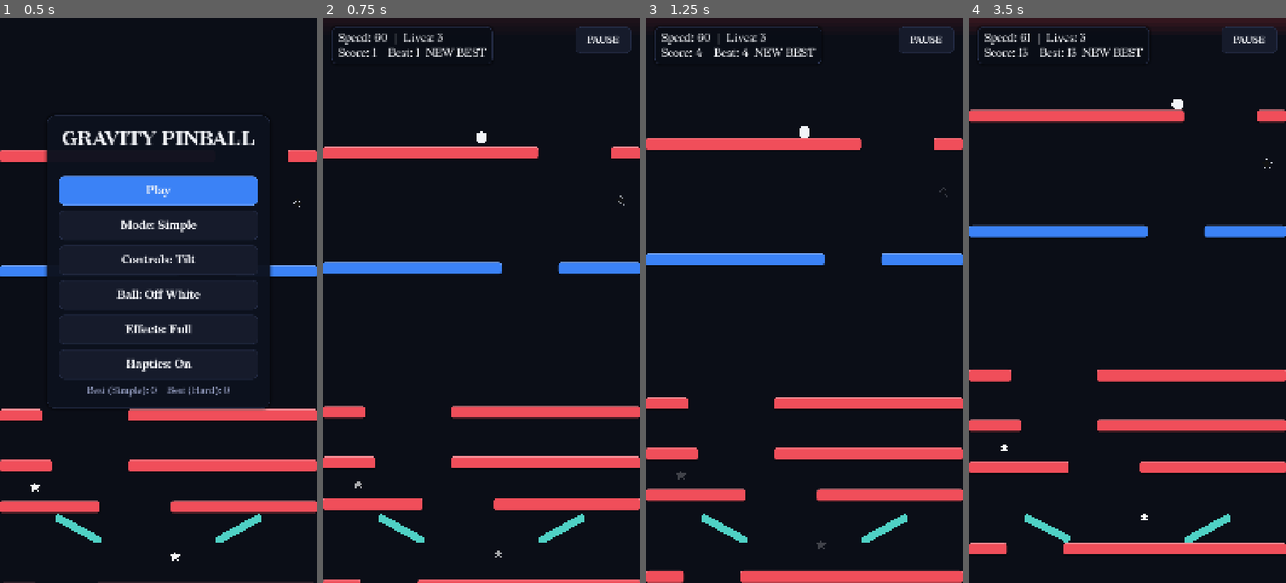
Above: before the commit, frames 1-4 (left to right).
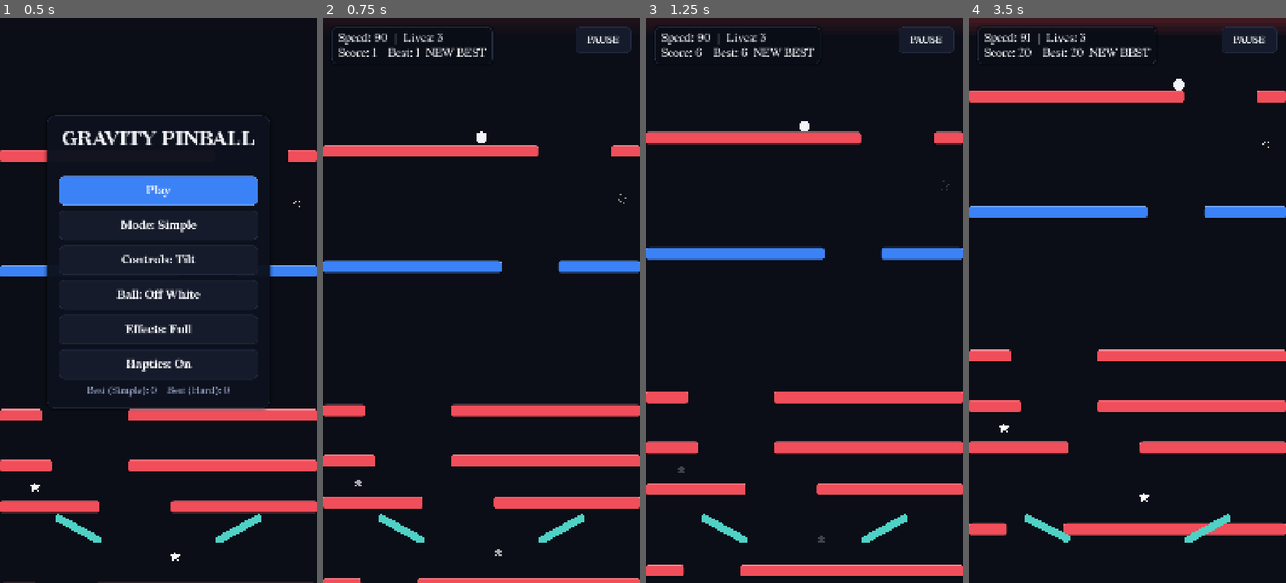
Above: after the commit, the same moments.

Repository: raeyyanhabib/GravityPinball
Game: Godot game, scene res://main.tscn
Same seed, same stepped clock (60 frames per second), same inputs: the game is played once before the commit and once after it.
Inputs (mouse positions are in pixels of both pictures, inside the frame that each line leads up to):
- Up to frame 1 (0.5 s): no input
- Up to frame 2 (0.75 s): click "Play" at 0.5 s
- Up to frame 3 (1.25 s): no input
- Up to frame 4 (3.5 s): tap Enter at 1.25 s; move the mouse to (1197, 272) at 1.27 s; hold D 1.28-2 s; tap P at 1.35 s; click (1197, 272) at 1.42 s; click "Resume" at 2 s; drag from (1064, 328) to (1111, 413) at 2.77 s

Frame 1 is identical in both runs. In frame 2, 3.6% of the frame differs, in the area x 0-100%, y 2-100%; in frame 3, 12%; in frame 4, 21%, in the area x 0-100%, y 1-95%.

Commit message:
improved Graphics

Diff:
--- a/main.gd
+++ b/main.gd
@@ -43,7 +43,7 @@
 const LOW_FPS_SECONDS := 3.0
 
 # ---- Speed tuning ----
-const BASE_SPEED := 60.0
+const BASE_SPEED := 90.0
 const MAX_SPEED := 360.0
 const DRIVER_CAP := 180.0
 
--- a/project.godot
+++ b/project.godot
@@ -13,6 +13,7 @@
 config/name="GravityPinball"
 run/main_scene="uid://ififewhfgfsd"
 config/features=PackedStringArray("4.7", "GL Compatibility")
+boot_splash/bg_color=Color(0.055649184, 0.08042968, 0.106639154, 1)
 config/icon="uid://4b336qas80sq"
 
 [display]
--- a/star.gd
+++ b/star.gd
@@ -2,11 +2,18 @@
 class_name Star
 
 # A blinking pixel star. Collected by the ball in main.gd.
+# Kinds: white, gold, black (costs a life), clear (ghost star, gives a life).
 const OUTER := 18.0
 const INNER := 8.0
 const BLINK_SPEED := 4.0
-const COLORS := {"white": Color("#ffffff"), "gold": Color("#f6c343"), "black": Color("#111111")}
+const COLORS := {
+	"white": Color("#ffffff"),
+	"gold": Color("#f6c343"),
+	"black": Color("#111111"),
+	"clear": Color("#68d391"),
+}
 const OUTLINE := Color("#c9ced8")   # black star gets a light outline so it's visible
+const CLEAR_FILL_ALPHA := 0.15      # how see-through the clear star is
 
 var kind := "white"
 var time := 0.0
@@ -19,7 +26,6 @@
 	# Pulse the alpha so the star blinks
 	var pulse := 0.6 + 0.4 * sin(time * BLINK_SPEED)
 	var c: Color = COLORS.get(kind, COLORS["white"])
-	c.a = pulse
 
 	# Ten points, alternating outer and inner radius
 	var pts := PackedVector2Array()
@@ -27,6 +33,16 @@
 		var r := OUTER if i % 2 == 0 else INNER
 		var a := -PI / 2.0 + i * PI / 5.0
 		pts.append(Vector2(cos(a), sin(a)) * r)
+
+	if kind == "clear":
+		# Faint fill with a bright outline, so it's easy to miss but still visible
+		draw_colored_polygon(pts, Color(c.r, c.g, c.b, CLEAR_FILL_ALPHA * pulse))
+		var ghost := pts.duplicate()
+		ghost.append(pts[0])
+		draw_polyline(ghost, Color(c.r, c.g, c.b, pulse), 2.0)
+		return
+
+	c.a = pulse
 	draw_colored_polygon(pts, c)
 
 	if kind == "black":
Not shown, added: music/loop.ogg.import
Not shown, added: music/loop.ogg
